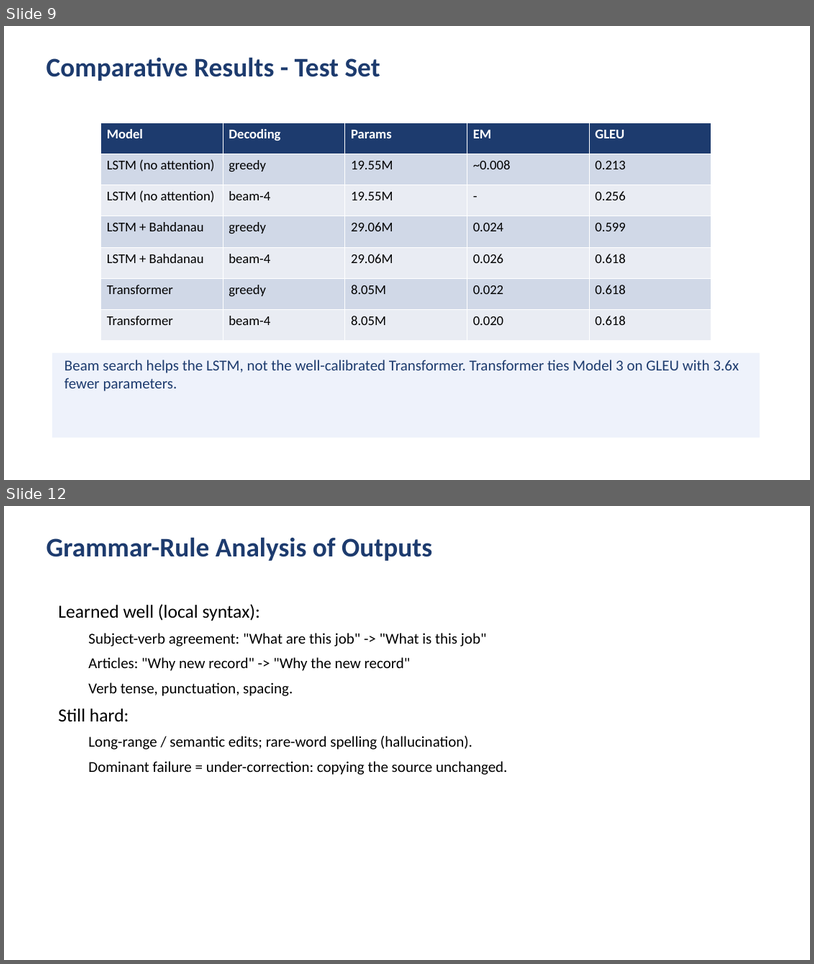
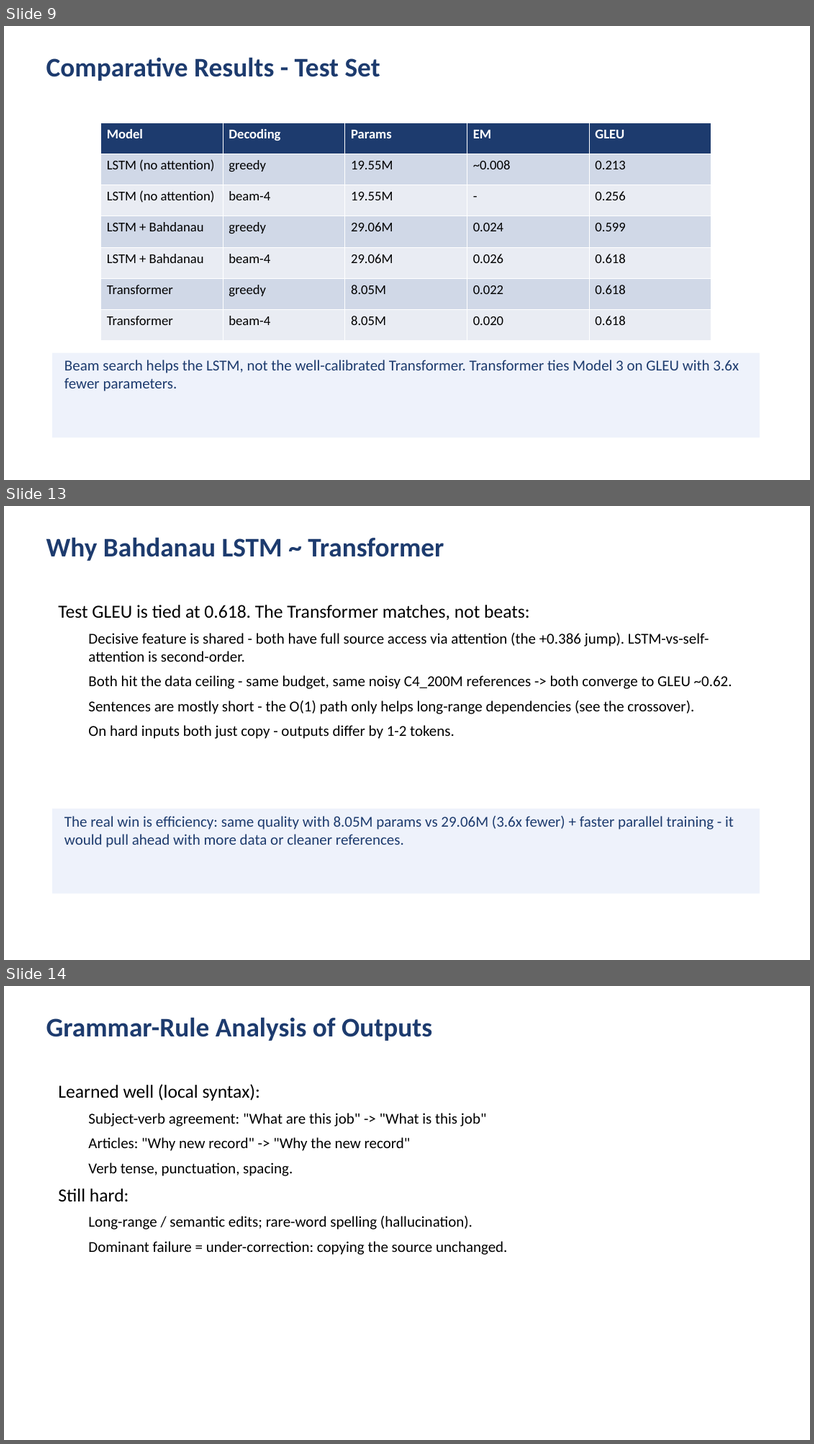
Before and after one commit to IbrahimHanafy2222/Deep-Project, a slide deck: presentation/slides.pptx. Shown one above the other, each under a label of ours: slides 9 and 12 before the commit, slides 9, 13 and 14 after it; the slides between them are not shown. The pictures are 814x964 and 814x1444 pixels, drawn with LibreOffice and Linux fonts; fonts in the diff are those of the drawing. Boxes give left, top, right and bottom in pixels: in the first picture for what was removed or moved away, otherwise in the second. Text is boxed around its words. In the diff, an @@ line names an element or a change of style, - is before the commit and + after.

Commit message:
Add figures, 3-model worked examples, and deeper comparative analysis
- report.tex: add three_way_compare and transformer cross-attention figures;
  add worked-example section (3 correctors side by side) and a section
  explaining why the attention LSTM and Transformer score so close;
  expand the Bag-of-Words limitations discussion
- presentations (Beamer/reveal/print/pptx): add worked-example and
  why-P4-approx-P5 slides; swap in the three-way length comparison figure;
  expand the Bag-of-Words slide; decks now 17 slides
- DEEP_LEARNING_EXPLAINER: add why-LSTM+attention-approx-Transformer section

```diff
--- a/presentation/slides.pptx
+++ b/presentation/slides.pptx
@@ slide 13 added at box(4, 506, 810, 960), background #FFFFFF @@
@@ text added at box(46, 537, 444, 561), 32 pt, text #1D3B6E, bold @@
+Why Bahdanau LSTM ~ Transformer
@@ text added at box(58, 605, 733, 739), 18 pt, text #000000 @@
+Test GLEU is tied at 0.618. The Transformer matches, not beats:
+  Decisive feature is shared - both have full source access via attention (the +0.386 jump). LSTM-vs-self-attention is second-order.
+  Both hit the data ceiling - same budget, same noisy C4_200M references -> both converge to GLEU ~0.62.
+  Sentences are mostly short - the O(1) path only helps long-range dependencies (see the crossover).
+  On hard inputs both just copy - outputs differ by 1-2 tokens.
@@ rectangle added at box(52, 808, 760, 893), fill #EEF2FB, 18 pt, text #1D3B6E @@
+The real win is efficiency: same quality with 8.05M params vs 29.06M (3.6x fewer) + faster parallel training - it would pull ahead with more data or cleaner references.
@@ what was slide 12 is now slide 14 @@
```
Also in this commit, not shown: 1 slide changed, 3 other slides added, 2 slides removed, 7 other files.
